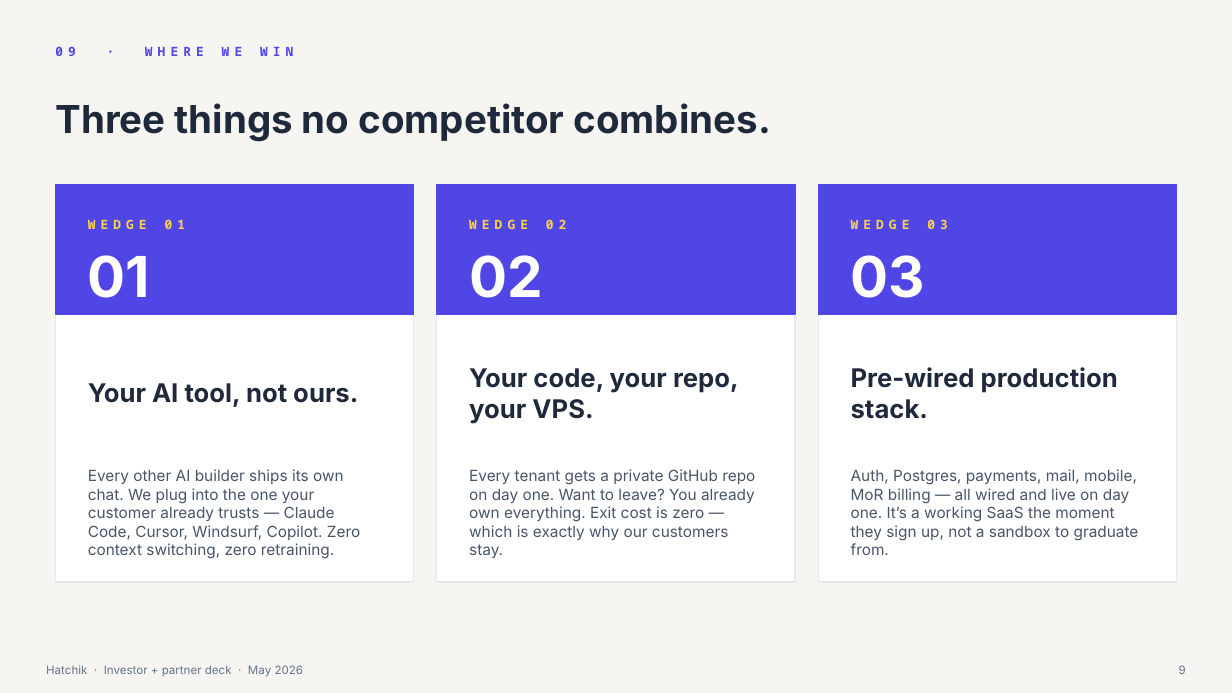
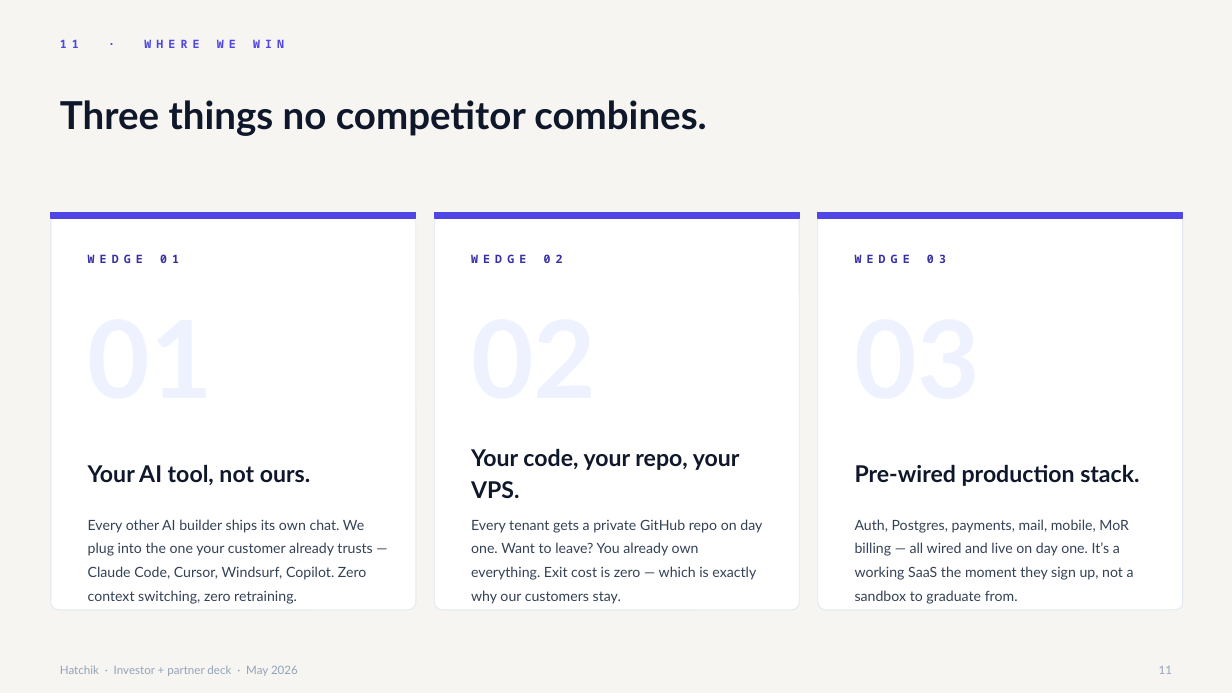
Before and after one commit to mfazicoder/slideatelier, a slide deck: slide 11 of proposals/hatchik/hatchik-pitch-deck.pptx (slide 9 before the commit). Drawn at 1232x693 pixels with LibreOffice and Linux fonts; fonts in the diff are those of the drawing. Boxes give left, top, right and bottom in pixels: in the first picture for what was removed or moved away, otherwise in the second. Text is boxed around its words. In the diff, an @@ line names an element or a change of style, - is before the commit and + after.

```diff
--- a/proposals/hatchik/hatchik-pitch-deck.pptx
+++ b/proposals/hatchik/hatchik-pitch-deck.pptx
@@ text at (55,46,293,56): text changed; size 10 to 9 pt @@
-09 · WHERE WE WIN
+11 · WHERE WE WIN
@@ text "Three things no competitor combines." at (60,100,706,136): font Inter to Lato, text colour #1E293B to #0F172A; line spacing 1 to 1.05 @@
@@ rectangle removed at (55,185,414,582) @@
@@ rectangle removed at (437,185,796,582) @@
@@ rectangle removed at (819,185,1177,582) @@
@@ rectangle: place and size @@
-rectangle at (55,185,414,314)
+rectangle at (51,213,416,218)
@@ rounded rectangle added at (51,213,416,610), fill #FFFFFF, outline #E2E8F0 0.75 pt @@
@@ rectangle: place and size @@
-rectangle at (437,185,796,314)
+rectangle at (434,213,799,218)
@@ rounded rectangle added at (434,213,799,610), fill #FFFFFF, outline #E2E8F0 0.75 pt @@
@@ rectangle: place and size @@
-rectangle at (819,185,1177,314)
+rectangle at (818,213,1183,218)
@@ rounded rectangle added at (818,213,1183,610), fill #FFFFFF, outline #E2E8F0 0.75 pt @@
@@ text "WEDGE 01": place and size @@
-text "WEDGE 01" at (88,219,186,229)
+text "WEDGE 01" at (79,245,397,273)
@@ text removed at (88,255,150,298) @@
-01
@@ text "WEDGE 02": place and size @@
-text "WEDGE 02" at (469,219,567,229)
+text "WEDGE 02" at (462,245,781,273)
@@ text removed at (469,255,543,298) @@
-02
@@ size 10 to 9 pt, text colour #FCD34D to #3730A3 in 3 elements at (79,245,397,273), (462,245,781,273), (846,245,1165,273) @@
@@ text "WEDGE 03": place and size @@
-text "WEDGE 03" at (851,219,948,229)
+text "WEDGE 03" at (846,245,1165,273)
@@ text removed at (851,255,925,298) @@
-03
@@ text "Your AI tool, not ours.": place and size @@
-text "Your AI tool, not ours." at (88,383,358,407)
+text "Your AI tool, not ours." at (88,464,310,485)
@@ text "Your code, your repo, your ...": place and size @@
-text "Your code, your repo, your ..." at (469,368,739,423)
+text "Your code, your repo, your ..." at (471,448,740,498)
@@ size 20 to 18 pt, font Inter to Lato, text colour #1E293B to #0F172A; line spacing 1 to 1.15 in 3 elements at (88,464,310,485), (471,448,740,498), (855,464,1139,486) @@
@@ text "Pre-wired production stack.": place and size @@
-text "Pre-wired production stack." at (851,367,1118,419)
+text "Pre-wired production stack." at (855,464,1139,486)
@@ text "Every other AI builder ships ...": place and size @@
-text "Every other AI builder ships ..." at (88,469,360,559)
+text "Every other AI builder ships ..." at (88,519,372,604)
@@ text "Every tenant gets a private ...": place and size @@
-text "Every tenant gets a private ..." at (469,469,755,558)
+text "Every tenant gets a private ..." at (471,519,762,604)
@@ size 12 to 11 pt, font Inter to Lato, text colour #475569 to #334155; line spacing 1 to 1.4 in 3 elements at (88,519,372,604), (471,519,762,604), (855,519,1134,604) @@
@@ text "Auth, Postgres, payments, mail, mobile, ...": place and size @@
-text "Auth, Postgres, payments, mail, mobile, ..." at (851,469,1139,555)
+text "Auth, Postgres, payments, mail, mobile, ..." at (855,519,1134,604)
@@ text "Hatchik · Investor + partner ..." at (60,665,298,676): font Inter to Lato, text colour #64748B to #94A3B8 @@
@@ text added at (1159,666,1172,674), 9 pt, text #94A3B8 @@
+11
@@ text removed at (1179,665,1186,674) @@
-9
```
Also in this commit, not shown: 15 other slides changed, 15 slides added, 3 slides removed, 2 other files.
